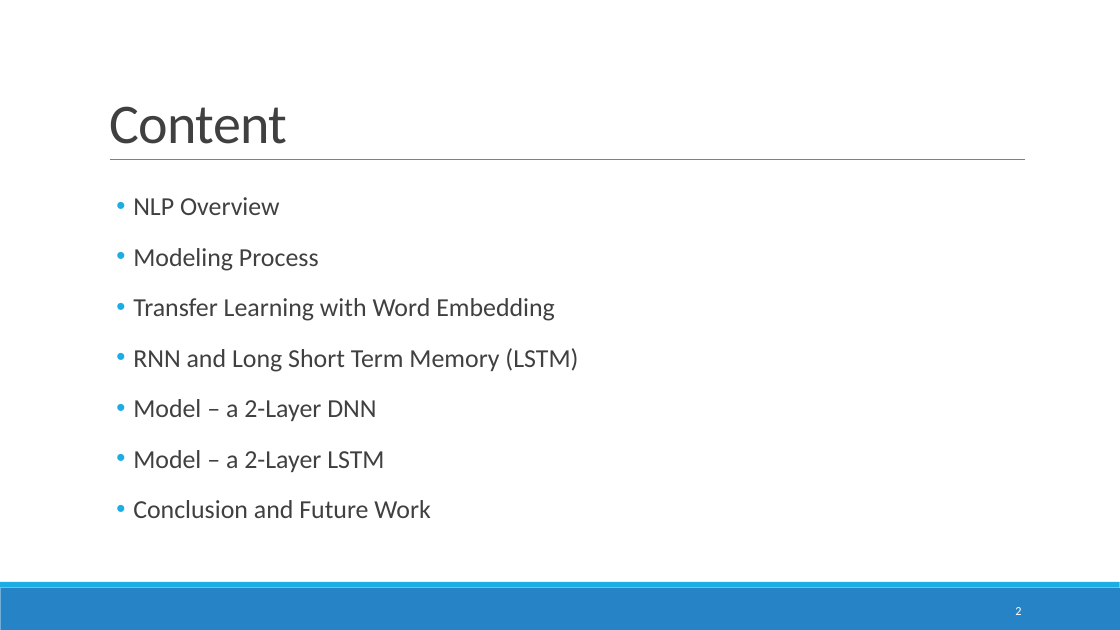
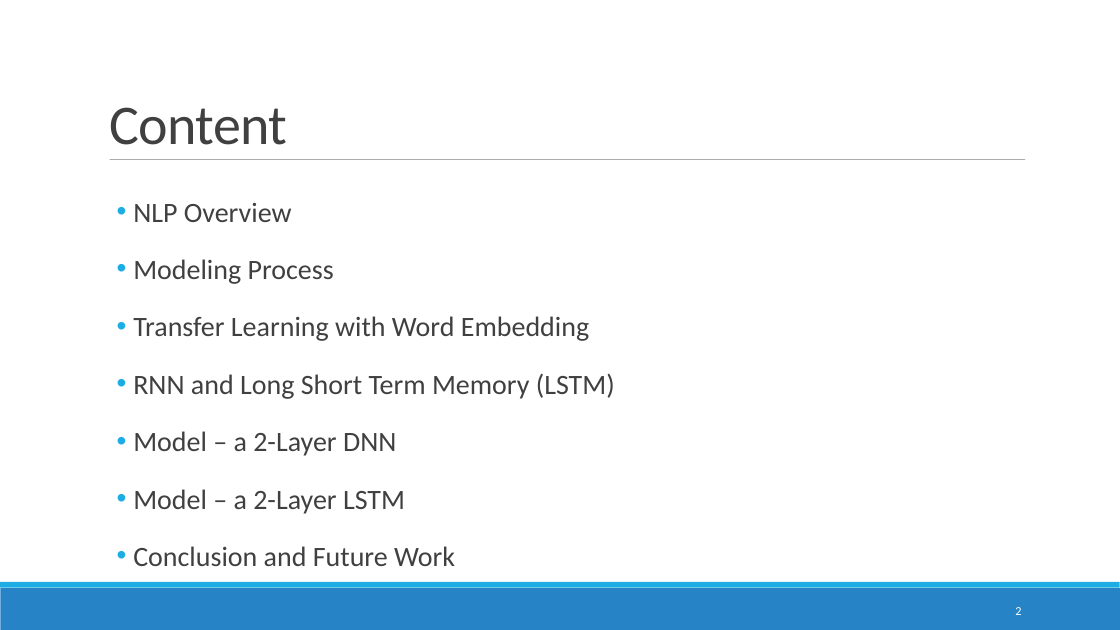
Before and after one commit to ericagreen/NLP-sentiment-analysis, a slide deck: slide 2 of Slides.pptx. Drawn at 1120x630 pixels with LibreOffice and Linux fonts; fonts in the diff are those of the drawing. Boxes give left, top, right and bottom in pixels: in the first picture for what was removed or moved away, otherwise in the second. Text is boxed around its words. In the diff, an @@ line names an element or a change of style, - is before the commit and + after.

```diff
--- a/Slides.pptx
+++ b/Slides.pptx
@@ text "NLP Overview" at <box>133,203,615,566</box>: size 22.2 to 24 pt; line spacing 1.4 to 1.5 @@
@@ line (110, 160) - (1026, 160): stroke #808080 0.5 pt to #808080 0.51 pt @@
```
Also in this commit, not shown: 9 other slides changed, 2 other files.
